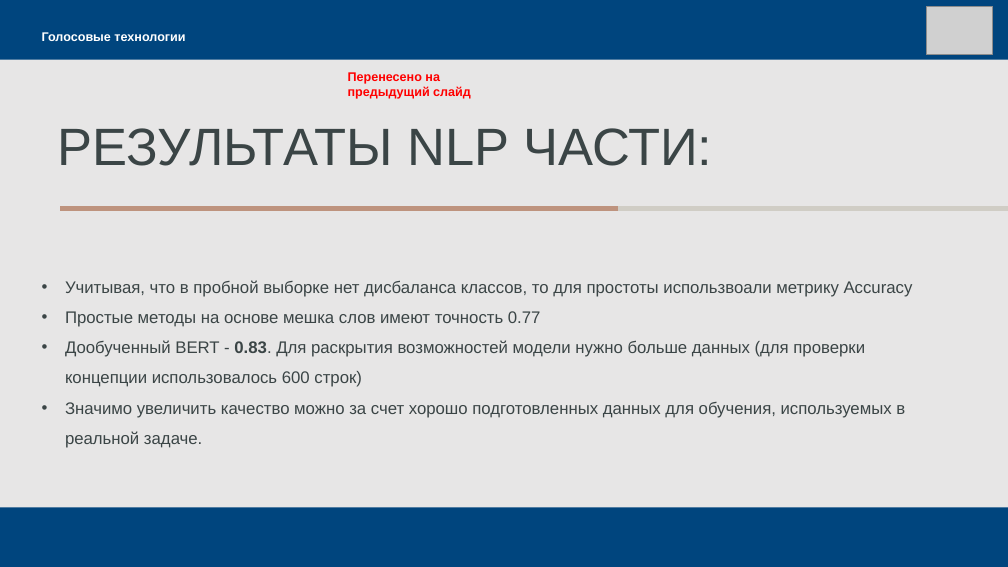
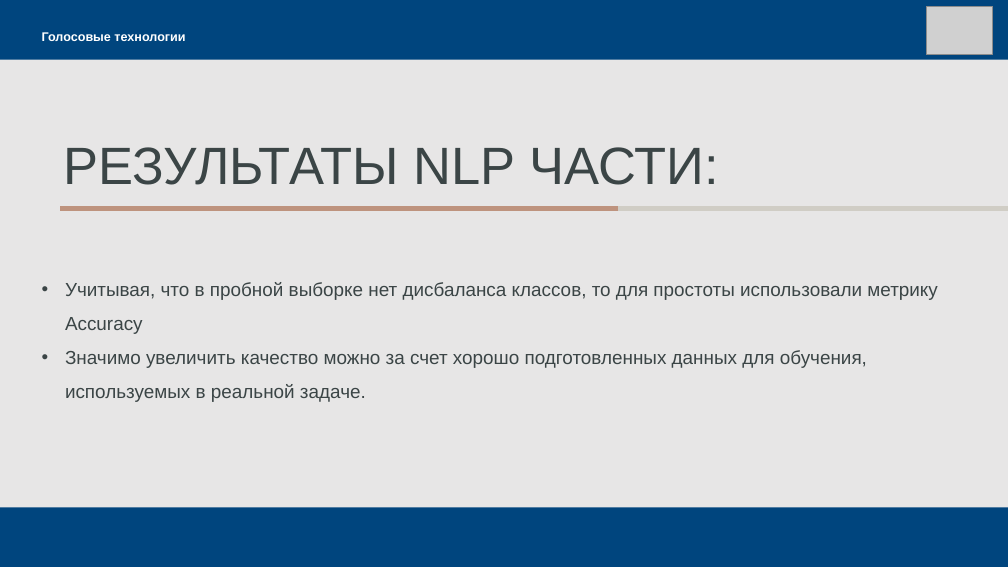
Before and after one commit to dmitrii-naumenko/Pet_SST_NLP, a slide deck: slide 9 of Презентация.pptx (slide 8 before the commit). Drawn at 1008x567 pixels with LibreOffice and Linux fonts; fonts in the diff are those of the drawing; grey boxes stand for pictures. Boxes give left, top, right and bottom in pixels: in the first picture for what was removed or moved away, otherwise in the second. Text is boxed around its words. In the diff, an @@ line names an element or a change of style, - is before the commit and + after.

Commit message:
Add files via upload
Добавлена диаграмма nlp, помечены оси, описана подготовка данных, изменен qr код

```diff
--- a/Презентация.pptx
+++ b/Презентация.pptx
@@ text removed at [348,72,471,99] @@
-Перенесено на предыдущий слайд
@@ title "РЕЗУЛЬТАТЫ NLP ЧАСТИ:": place and size @@
-title "РЕЗУЛЬТАТЫ NLP ЧАСТИ:" at [57,128,712,166]
+title "РЕЗУЛЬТАТЫ NLP ЧАСТИ:" at [63,147,718,185]
@@ text at [65,282,937,334]: text changed; size 16 to 18 pt @@
-• Учитывая, что в пробной выборке нет дисбаланса классов, то для простоты использвоали метрику Accuracy
-• Простые методы на основе мешка слов имеют точность 0.77
-• Дообученный BERT - 0.83. Для раскрытия возможностей модели нужно больше данных (для проверки концепции использовалось 600 строк)
+• Учитывая, что в пробной выборке нет дисбаланса классов, то для простоты использовали метрику Accuracy
@@ text at [65,350,867,402]: size 16 to 18 pt in "Значимо увеличить качество можно за счет хорошо ..." @@
```
Also in this commit, not shown: 4 other slides changed, 2 slides added, 1 slide removed.
